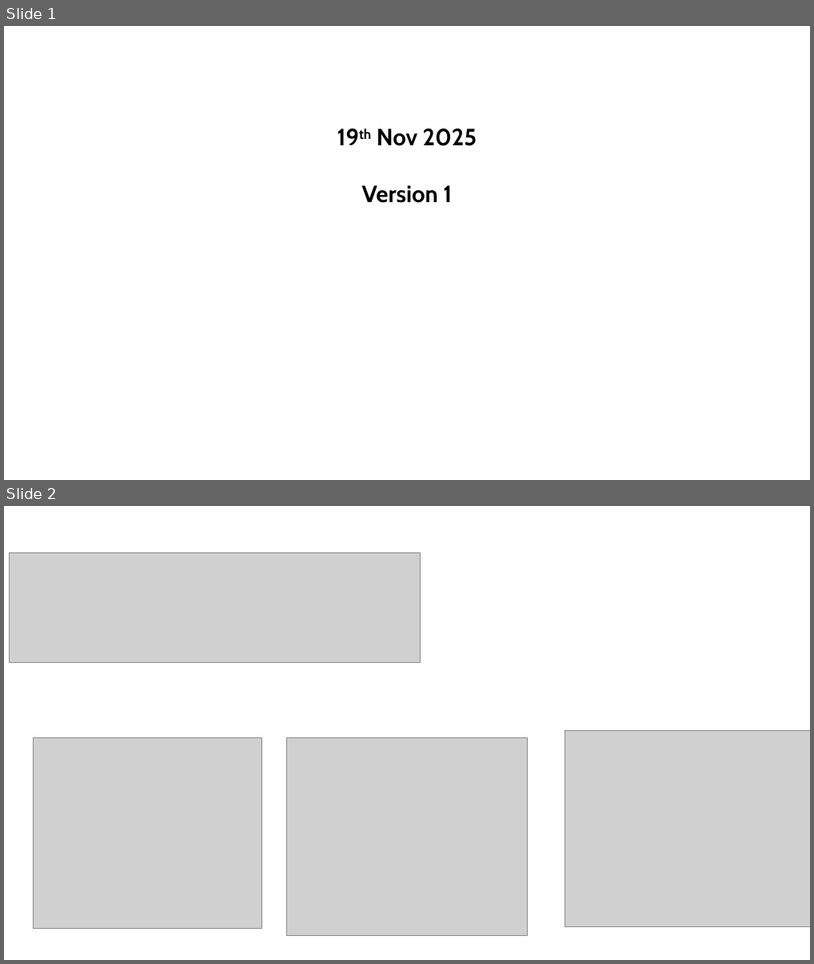
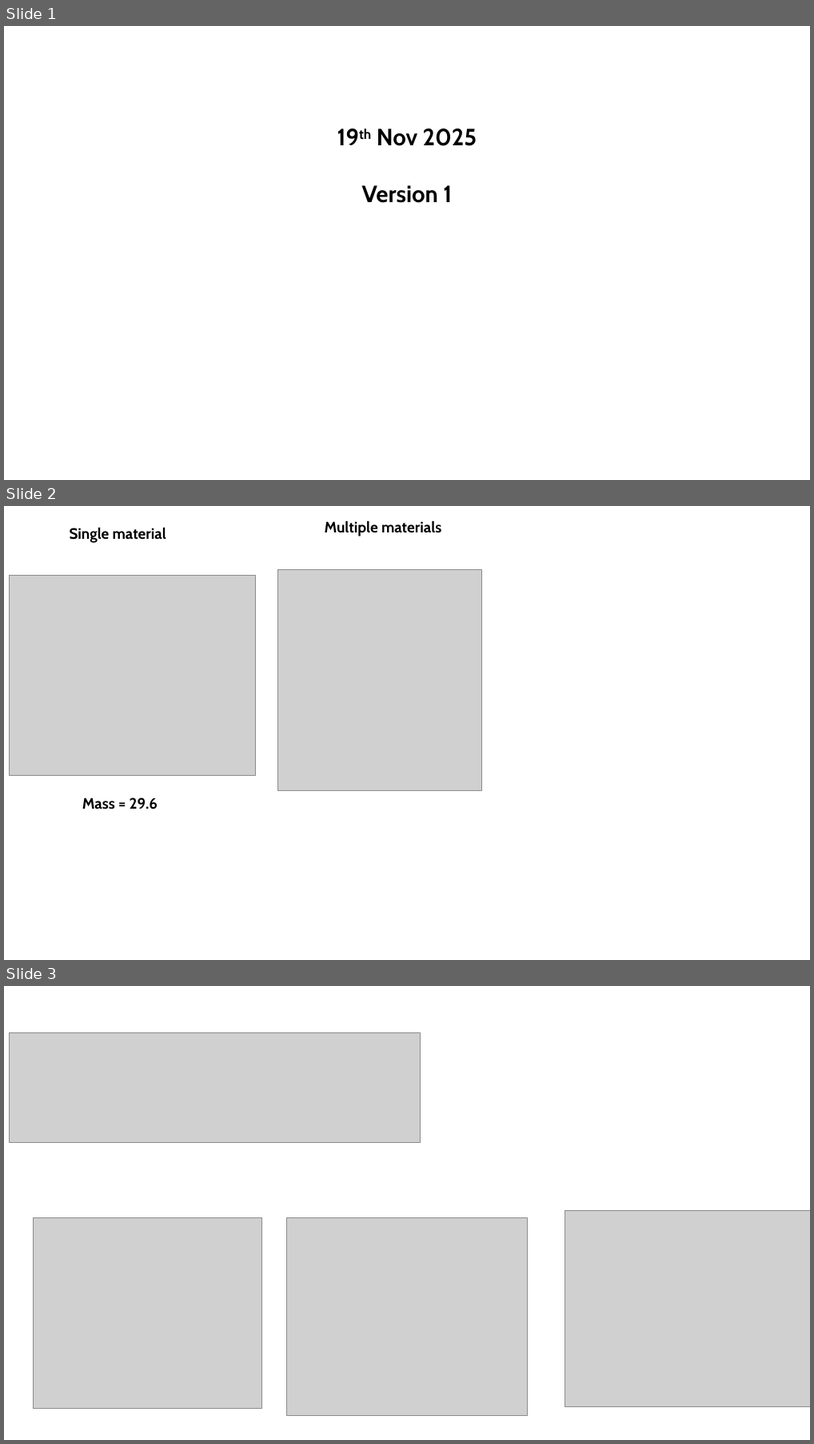
Before and after one commit to UW-ERSL/METALS, a slide deck: Slides/DemoSlides.pptx. Shown one above the other, each under a label of ours: slides 1 and 2 before the commit, slides 1, 2 and 3 after it. The pictures are 814x964 and 814x1444 pixels, drawn with LibreOffice and Linux fonts; fonts in the diff are those of the drawing; grey boxes stand for pictures. Boxes give left, top, right and bottom in pixels: in the first picture for what was removed or moved away, otherwise in the second. Text is boxed around its words. In the diff, an @@ line names an element or a change of style, - is before the commit and + after.

```diff
--- a/Slides/DemoSlides.pptx
+++ b/Slides/DemoSlides.pptx
@@ slide 2 added at <box>4,506,810,960</box>, background #FFFFFF @@
@@ text added at <box>70,527,166,543</box>, 18 pt, text #000000, bold @@
+Single material
@@ text added at <box>325,520,442,536</box>, 18 pt, text #000000, bold @@
+Multiple materials
@@ picture added at <box>10,576,256,776</box> @@
@@ picture added at <box>278,569,482,790</box> @@
@@ text added at <box>82,797,158,809</box>, 18 pt, text #000000, bold @@
+Mass = 29.6
@@ what was slide 2 is now slide 3 @@
```
Also in this commit, not shown: 12 other files.
